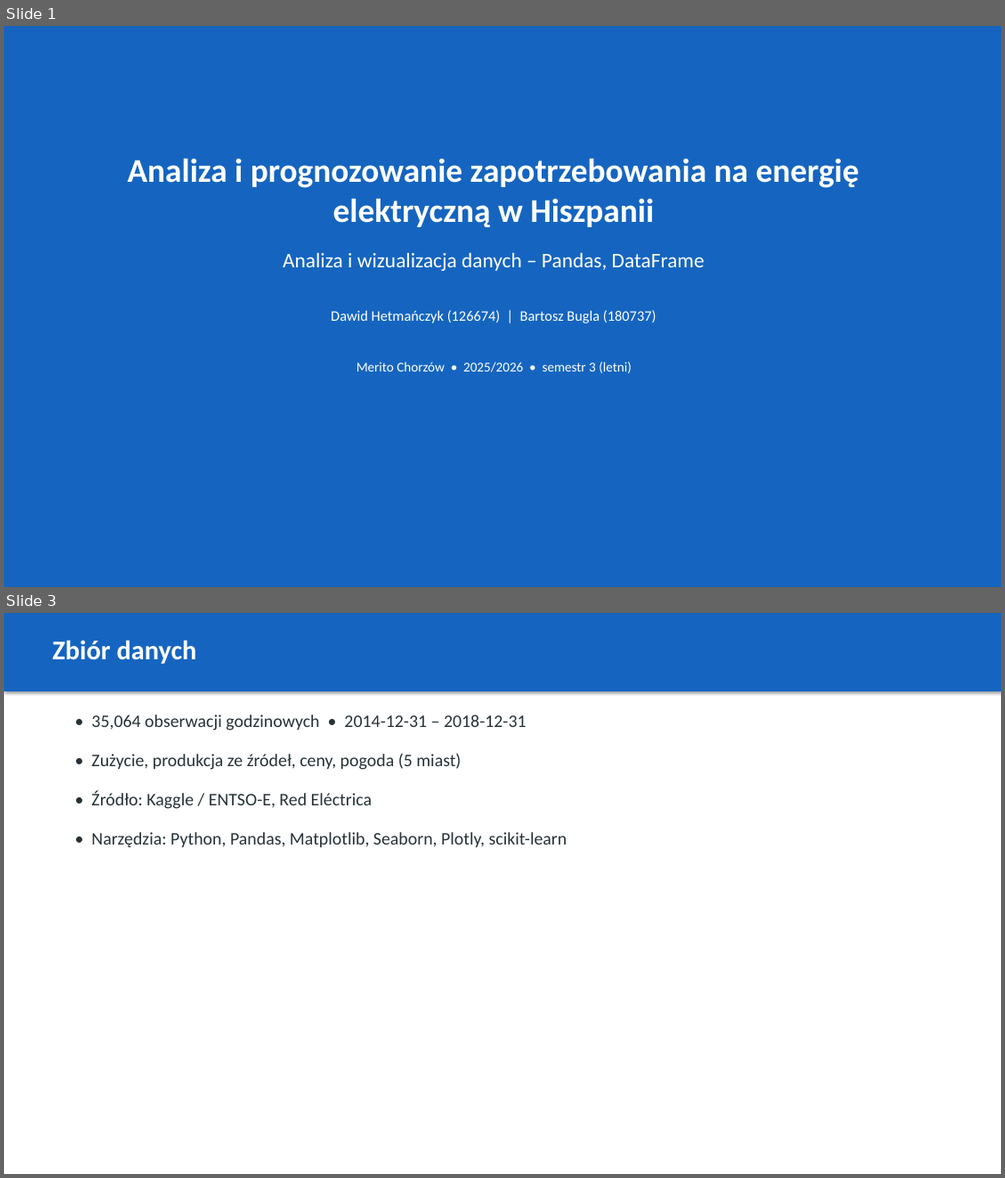
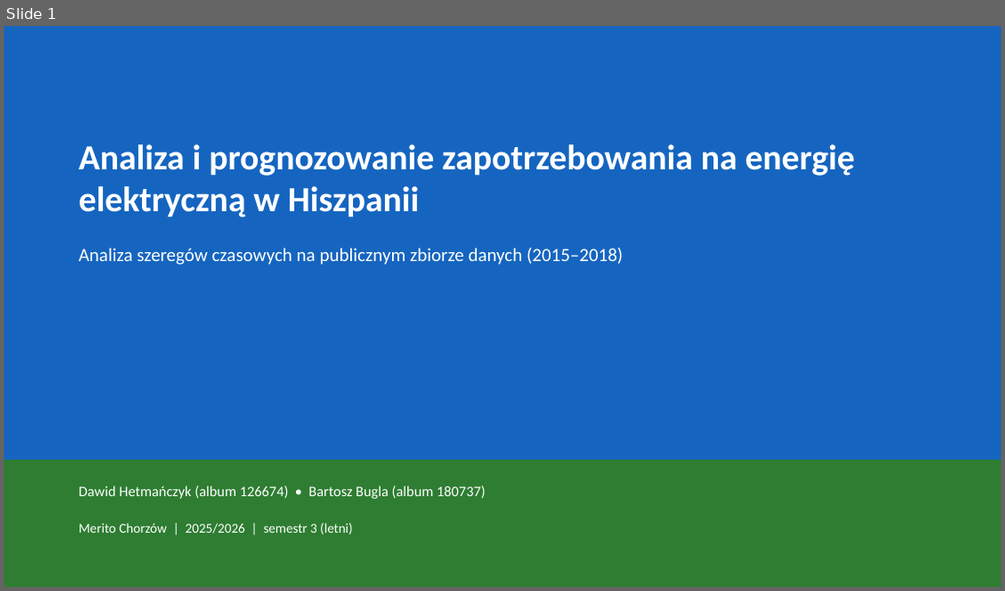
Before and after one commit to BartoszBugla/prognoza-zapotrzebowania-na-energie, a slide deck: docs/prezentacja.pptx. Shown one above the other, each under a label of ours: slides 1 and 3 before the commit, slide 1 after it; the slides between them are not shown. The pictures are 1005x1178 and 1005x591 pixels, drawn with LibreOffice and Linux fonts; fonts in the diff are those of the drawing. Boxes give left, top, right and bottom in pixels: in the first picture for what was removed or moved away, otherwise in the second. Text is boxed around its words. In the diff, an @@ line names an element or a change of style, - is before the commit and + after.

```diff
--- a/docs/prezentacja.pptx
+++ b/docs/prezentacja.pptx
@@ slide 3 removed at [4,613,1001,1174], background #FFFFFF @@
@@ rectangle removed at [4,613,1001,691] @@
@@ text removed at [52,640,197,664] @@
-Zbiór danych
@@ text removed at [91,714,526,730] @@
-• 35,064 obserwacji godzinowych • 2014-12-31 – 2018-12-31
@@ text removed at [91,754,461,770] @@
-• Zużycie, produkcja ze źródeł, ceny, pogoda (5 miast)
@@ text removed at [91,790,372,809] @@
-• Źródło: Kaggle / ENTSO-E, Red Eléctrica
@@ text removed at [91,832,567,847] @@
-• Narzędzia: Python, Pandas, Matplotlib, Seaborn, Plotly, scikit-learn
@@ slide 1 changed as well @@
@@ text "Analiza i prognozowanie zapotrzebowania na ...": place and size @@
-text "Analiza i prognozowanie zapotrzebowania na ..." at [128,158,859,227]
+text "Analiza i prognozowanie zapotrzebowania na ..." at [79,144,855,217]
@@ text "Analiza i prognozowanie zapotrzebowania na ..." at [79,144,855,217]: size 32 to 34 pt; alignment centre to left @@
@@ text at [79,248,623,265]: text changed; size 20 to 18 pt @@
-Analiza i wizualizacja danych – Pandas, DataFrame
+Analiza szeregów czasowych na publicznym zbiorze danych (2015–2018)
@@ rectangle added at [4,459,1001,587], fill #2E7D32 @@
@@ text at [79,485,485,499]: text changed @@
-Dawid Hetmańczyk (126674) | Bartosz Bugla (180737)
+Dawid Hetmańczyk (album 126674) • Bartosz Bugla (album 180737)
@@ text at [79,523,353,534]: text changed @@
-Merito Chorzów • 2025/2026 • semestr 3 (letni)
+Merito Chorzów | 2025/2026 | semestr 3 (letni)
```
Also in this commit, not shown: 5 other slides changed, 21 slides added, 5 other slides removed, 5 other files.
